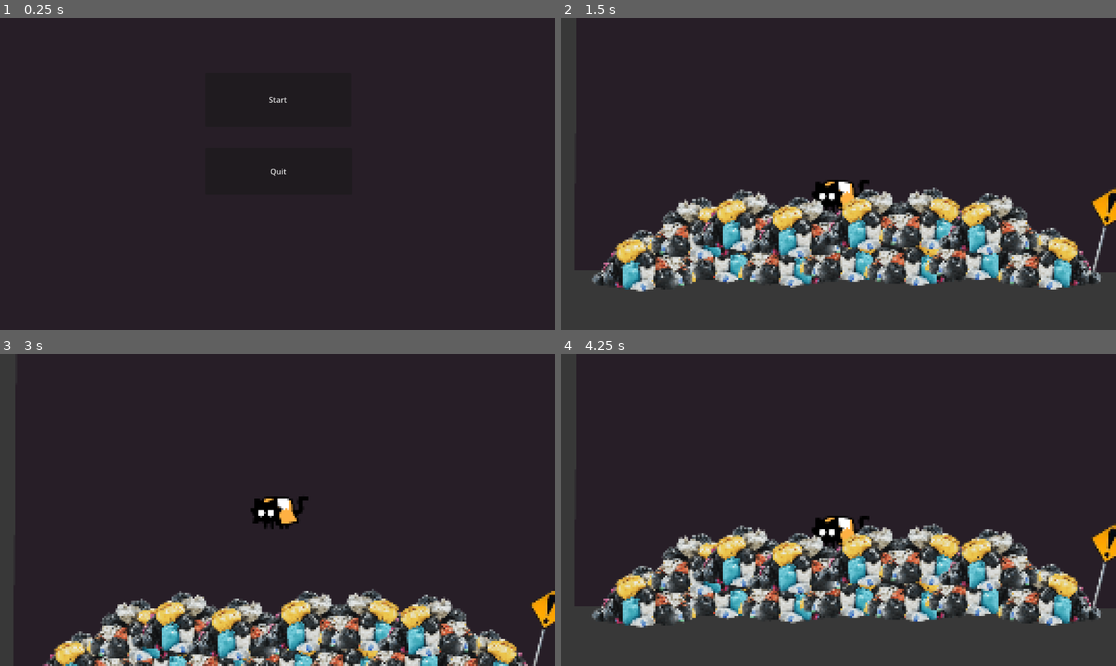
Above: before the commit, frames 1-4 (two rows, left to right).
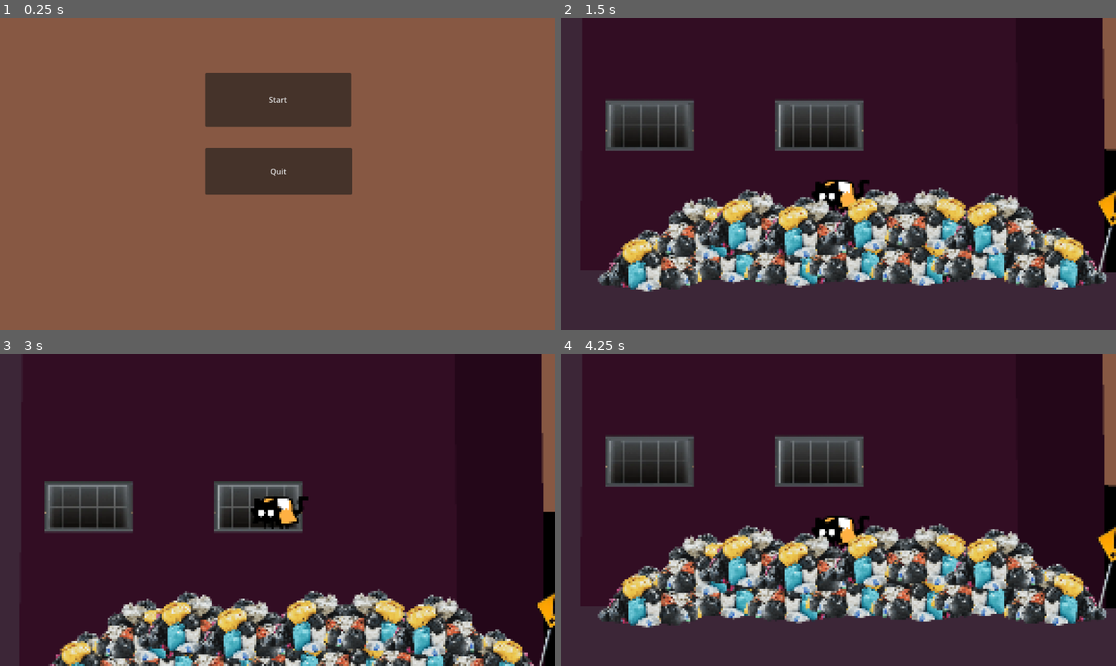
Above: after the commit, the same moments.

Repository: Swedgar13/Outside-The-Box
Game: Godot game, scene res://scenes/main_menu.tscn
Two runs of this game, one before a commit and one after it. Both use one fixed random seed, a clock stepped at 60 frames per second and the inputs below.
Inputs:
- Up to frame 1 (0.25 s): no input
- Up to frame 2 (1.5 s): click "Start" at 0.5 s
- Up to frame 3 (3 s): tap Enter at 2 s; tap Space at 2.75 s
- Up to frame 4 (4.25 s): no input

The runs differ from the first frame. In frame 1, 100% of the frame differs, in the area x 0-100%, y 0-100%; in frame 2, 22%; in frame 3, 18%; in frame 4, 22%.

Commit message:
Better background + map

Diff:
--- a/project.godot
+++ b/project.godot
@@ -51,4 +51,4 @@
 
 textures/canvas_textures/default_texture_filter=0
 rendering_device/driver.windows="d3d12"
-environment/defaults/default_clear_color=Color(0.15370795, 0.11840178, 0.15426159, 1)
+environment/defaults/default_clear_color=Color(0.5302692, 0.34588265, 0.26268417, 1)
--- a/scenes/main.tscn
+++ b/scenes/main.tscn
@@ -3,7 +3,7 @@
 [ext_resource type="PackedScene" uid="uid://bfsbycifl0flk" path="res://scenes/player.tscn" id="1_o5qli"]
 [ext_resource type="Texture2D" uid="uid://bsp8tojh3kc00" path="res://assets/Terrain/traffic signs.webp" id="1_sugp2"]
 [ext_resource type="Texture2D" uid="uid://b1nbvahxg0rpg" path="res://assets/Terrain/trash pile.png" id="2_0wfyh"]
-[ext_resource type="Texture2D" uid="uid://bib7kde8vbp63" path="res://assets/Terrain/window.webp" id="3_jyhfs"]
+[ext_resource type="Texture2D" uid="uid://b7pv40g5pfiea" path="res://assets/Terrain/windownew.webp" id="3_tipki"]
 [ext_resource type="Texture2D" uid="uid://cpgkmt0r2jqdy" path="res://assets/Terrain/traffic light 2.webp" id="5_tbgi4"]
 [ext_resource type="PackedScene" uid="uid://b1vsgn7l1h2lb" path="res://scenes/area_2d.tscn" id="6_tefeu"]
 [ext_resource type="PackedScene" uid="uid://cp4jpclqejtv1" path="res://scenes/enemy.tscn" id="7_o6xl0"]
@@ -15,6 +15,15 @@
 y_sort_enabled = true
 
 [node name="Level" type="Node2D" parent="." unique_id=1768658706]
+
+[node name="Bg" type="Parallax2D" parent="Level" unique_id=1222576491]
+scroll_scale = Vector2(0, 0.39)
+
+[node name="Polygon2D" type="Polygon2D" parent="Level/Bg" unique_id=115201055]
+position = Vector2(-448.53003, -230.00002)
+scale = Vector2(1.389151, 1.4752475)
+color = Color(0, 0, 0, 1)
+polygon = PackedVector2Array(495.2666, 397.89935, 520.78107, 397.89935, 520.4618, 338.9262, 557.1749, 338.9262, 557.35205, 397.89935, 644.27844, 397.89935, 644.9983, 413.49, 729.3124, 413.2685, 729.3124, 369.88593, 744, 370, 744.42957, 413.2685, 785.4618, 413.94635, 785, 333, 805, 332, 804.8982, 296.00003, 843, 296, 843.7708, 385.47653, 888.4024, 385.47653, 888.4024, 373.95306, 897.0408, 373.95306, 897.0408, 384.12085, 911.43805, 384.12085, 935.91345, 403.77856, 988.4635, 404.45642, 987, 350, 1016, 350, 1017, 406, 1112, 407, 1127.6888, 650.7383, 496.36798, 648.0269)
 
 [node name="Trash pile 1" type="Node2D" parent="Level" unique_id=1755133119]
 z_index = 5
@@ -97,52 +106,59 @@
 [node name="CollisionPolygon2D" type="CollisionPolygon2D" parent="Level/Trash pile 1/StaticBody2D" unique_id=1913430044]
 polygon = PackedVector2Array(122, 553, 508, 553, 600, 641, 34, 641)
 
-[node name="Parallax2D" type="Parallax2D" parent="Level" unique_id=1856158669]
+[node name="B1 parallax" type="Parallax2D" parent="Level" unique_id=1298155274]
+scroll_scale = Vector2(0.73, 0.73)
+repeat_size = Vector2(1800, 0)
+repeat_times = 3
+
+[node name="Polygon2D2" type="Polygon2D" parent="Level/B1 parallax" unique_id=275777204]
+y_sort_enabled = true
+position = Vector2(-3552.9834, 52.72289)
+scale = Vector2(5.1835194, 1.4665757)
+color = Color(0.14120758, 0.028607294, 0.09821045, 1)
+polygon = PackedVector2Array(899, 620, 1031.2546, 619.5047, 1166, 619, 1164.9915, 249.82857, 1164, -113, 899, -113, 899, 253.05753)
+
+[node name="Building 1" type="Parallax2D" parent="Level" unique_id=1856158669]
 scroll_scale = Vector2(0.69, 0.69)
-
-[node name="Polygon2D" type="Polygon2D" parent="Level/Parallax2D" unique_id=1591624411]
-y_sort_enabled = true
-position = Vector2(90.6443, 14.182799)
-scale = Vector2(0.8913856, 1.1255116)
-color = Color(0.7015519, 0.30392522, 7.6046585e-06, 1)
-polygon = PackedVector2Array(899, 620, 1031.2546, 619.5047, 1166, 619, 1164, -113, 899, -113)
-
-[node name="Polygon2D2" type="Polygon2D" parent="Level/Parallax2D" unique_id=1171429761]
-y_sort_enabled = true
-position = Vector2(1500, 14.183)
-scale = Vector2(0.8913856, 1.1255116)
-color = Color(0.7015519, 0.30392522, 7.6046585e-06, 1)
-polygon = PackedVector2Array(899, 620, 1031.2546, 619.5047, 1166, 619, 1164, -113, 899, -113)
-
-[node name="Window" type="Sprite2D" parent="Level/Parallax2D" unique_id=1569130760]
+repeat_size = Vector2(1700, 0)
+repeat_times = 3
+
+[node name="Polygon2D" type="Polygon2D" parent="Level/Building 1" unique_id=1591624411]
+y_sort_enabled = true
+position = Vector2(-2744.931, 55.49791)
+scale = Vector2(4.325842, 1.4911325)
+color = Color(0.19760886, 0.052674092, 0.1398125, 1)
+polygon = PackedVector2Array(899, 620, 1031.2546, 619.5047, 1166, 619, 1164.9915, 249.82857, 1164, -113, 899, -113)
+
+[node name="Window" type="Sprite2D" parent="Level/Building 1" unique_id=1569130760]
 position = Vector2(1262, 392.785)
 scale = Vector2(0.315, 0.315)
-texture = ExtResource("3_jyhfs")
-
-[node name="Window2" type="Sprite2D" parent="Level/Parallax2D" unique_id=1228332286]
+texture = ExtResource("3_tipki")
+
+[node name="Window2" type="Sprite2D" parent="Level/Building 1" unique_id=1228332286]
 position = Vector2(1462, 392.785)
 scale = Vector2(0.315, 0.315)
-texture = ExtResource("3_jyhfs")
-
-[node name="Window3" type="Sprite2D" parent="Level/Parallax2D" unique_id=1087735460]
+texture = ExtResource("3_tipki")
+
+[node name="Window3" type="Sprite2D" parent="Level/Building 1" unique_id=1087735460]
 position = Vector2(1662, 392.785)
 scale = Vector2(0.315, 0.315)
-texture = ExtResource("3_jyhfs")
-
-[node name="Window4" type="Sprite2D" parent="Level/Parallax2D" unique_id=1969663391]
+texture = ExtResource("3_tipki")
+
+[node name="Window4" type="Sprite2D" parent="Level/Building 1" unique_id=1969663391]
 position = Vector2(1862, 392.785)
 scale = Vector2(0.315, 0.315)
-texture = ExtResource("3_jyhfs")
-
-[node name="Window5" type="Sprite2D" parent="Level/Parallax2D" unique_id=329233384]
+texture = ExtResource("3_tipki")
+
+[node name="Window5" type="Sprite2D" parent="Level/Building 1" unique_id=329233384]
 position = Vector2(2062, 392.785)
 scale = Vector2(0.315, 0.315)
-texture = ExtResource("3_jyhfs")
+texture = ExtResource("3_tipki")
 
 [node name="Player" parent="." unique_id=1340920759 instance=ExtResource("1_o5qli")]
 z_index = 3
 y_sort_enabled = true
-position = Vector2(307, 527)
+position = Vector2(300, 535)
 
 [node name="Main terrain" type="Node2D" parent="." unique_id=581104746]
 y_sort_enabled = true
@@ -150,32 +166,40 @@
 [node name="RigidBody2D" type="RigidBody2D" parent="Main terrain" unique_id=1145756235]
 freeze = true
 
+[node name="Polygon2D4" type="Polygon2D" parent="Main terrain/RigidBody2D" unique_id=222251814]
+color = Color(0.14842188, 0.07120206, 0.07290306, 1)
+polygon = PackedVector2Array(4119, 635, 4169, 673, 4250, 660, 4704, 609, 4774, 635, 4871, 648, 4919, 621, 4965, 811, 4867, 919, 4094, 880, 4071, 661)
+
+[node name="Polygon2D5" type="Polygon2D" parent="Main terrain/RigidBody2D" unique_id=2077487359]
+color = Color(0.14901961, 0.07058824, 0.07450981, 1)
+polygon = PackedVector2Array(5141, 604, 5156, 645, 5195, 667, 5263, 683, 5320, 676, 5347, 655, 5367, 618, 5405, 998, 5092, 1036, 5082, 692)
+
 [node name="CollisionPolygon2D" type="CollisionPolygon2D" parent="Main terrain/RigidBody2D" unique_id=1532655677]
-polygon = PackedVector2Array(-3, 229, -5, 633, 1136, 639, 1420, 592, 3970, 638, 4162, 827, 4675, 843, 4916, 835, 4915, 575, 5142, 577, 5144, 1051, -186, 1023, -177, 218)
+polygon = PackedVector2Array(-3, 229, -5, 633, 1136, 639, 1420, 592, 3970, 638, 4122, 616, 4128, 739, 4176, 751, 4137, 772, 4147, 815, 4414, 814, 4676, 838, 4920, 843, 4915, 575, 5139, 579, 5144, 1051, -186, 1023, -177, 218)
+
+[node name="CollisionPolygon2D2" type="CollisionPolygon2D" parent="Main terrain/RigidBody2D" unique_id=19756705]
+position = Vector2(-20, 0)
+polygon = PackedVector2Array(4272, 644, 4620, 584, 4746, 581, 4741, 689, 4421, 709, 4305, 710, 4226, 719, 4262, 676)
+
+[node name="CollisionPolygon2D3" type="CollisionPolygon2D" parent="Main terrain/RigidBody2D" unique_id=199643743]
+position = Vector2(-18, -4)
+polygon = PackedVector2Array(5383, 626, 6182, 625, 6172, 1129, 5379, 1123)
 
 [node name="Polygon2D" type="Polygon2D" parent="Main terrain/RigidBody2D" unique_id=1465571931]
 position = Vector2(1866.5, 808)
 scale = Vector2(15.589844, 374)
-color = Color(0.21960784, 0.21960784, 0.21960784, 1)
-polygon = PackedVector2Array(-127.935844, -0.5, -127.99999, 0.49732614, 135.56903, 0.4411764, 210.42545, 0.49732614, 210.29715, -0.6390374, 195.60812, -0.64171124, 195.67224, 0.06684494, 194.04459, 0.064932466, 147.88474, 0.010695219, 136.94003, -0.4268914, 135.39345, -0.48872572, -28.768723, -0 …(123 unchanged characters)…
-
-[node name="CollisionPolygon2D2" type="CollisionPolygon2D" parent="Main terrain/RigidBody2D" unique_id=19756705]
-position = Vector2(-20, 0)
-polygon = PackedVector2Array(4266, 639, 4746, 572, 4749, 678, 4262, 676)
+color = Color(0.23655114, 0.15130824, 0.21808589, 1)
+polygon = PackedVector2Array(-127.935844, -0.5, -127.99999, 0.49732614, 135.56903, 0.4411764, 210.42545, 0.49732614, 210.29715, -0.6390374, 194.83838, -0.6497326, 195.67224, 0.06684494, 194.04459, 0.064932466, 180.21347, 0.045454502, 163.66425, -0.013368845, 146.28113, 0, 145.83212, -0.08823514, 148.26959, -0.15240645, 144.99823, -0.20855606, 144.74167, -0.5508021, 135.39345, -0.48872572, -28.768723, -0 …(123 unchanged characters)…
 
 [node name="Polygon2D2" type="Polygon2D" parent="Main terrain/RigidBody2D" unique_id=834093317]
 position = Vector2(-50, 2)
-color = Color(0.21960784, 0.21960784, 0.21960784, 1)
-polygon = PackedVector2Array(4299, 637, 4291, 672, 4780, 675, 4776, 570)
+color = Color(0.23529412, 0.15294118, 0.21960784, 1)
+polygon = PackedVector2Array(4299, 637, 4291, 672, 4254, 715, 4328, 698, 4340, 709, 4368.607, 695.9864, 4413, 711, 4450.2017, 691.9403, 4461, 712, 4516.0044, 688.67737, 4569.191, 686.0401, 4604, 696, 4631, 680, 4669, 686, 4691, 680, 4710, 701, 4742.6675, 676.8996, 4766, 685, 4780, 675, 4776, 570, 4648, 575, 4620, 580)
 
 [node name="Polygon2D3" type="Polygon2D" parent="Main terrain/RigidBody2D" unique_id=2011732377]
 position = Vector2(1106, -57)
-color = Color(0.21960784, 0.21960784, 0.21960784, 1)
+color = Color(0.23529412, 0.15294118, 0.21960784, 1)
 polygon = PackedVector2Array(4258, 659, 4252, 1141, 5057, 1127, 5058, 655)
-
-[node name="CollisionPolygon2D3" type="CollisionPolygon2D" parent="Main terrain/RigidBody2D" unique_id=199643743]
-position = Vector2(-18, -4)
-polygon = PackedVector2Array(5381, 607, 5611.9277, 603.44037, 6185, 604, 6172, 1129, 5379, 1123)
 
 [node name="TrafficLight2" type="Sprite2D" parent="." unique_id=1207471410]
 position = Vector2(4886.0005, 767.0002)
Binary file added: assets/Terrain/BG forest a.png
Not shown, added: assets/Terrain/BG forest a.png.import
Binary file added: assets/Terrain/windownew.webp
Not shown, added: assets/Terrain/windownew.webp.import
